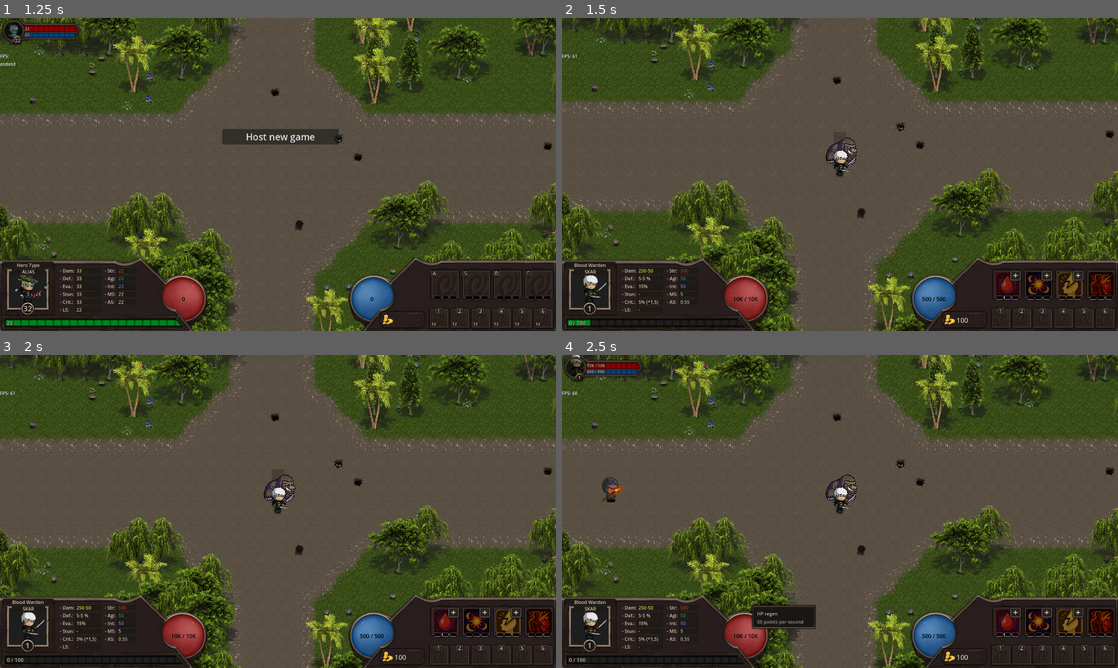
Above: before the commit, frames 1-4 (two rows, left to right).
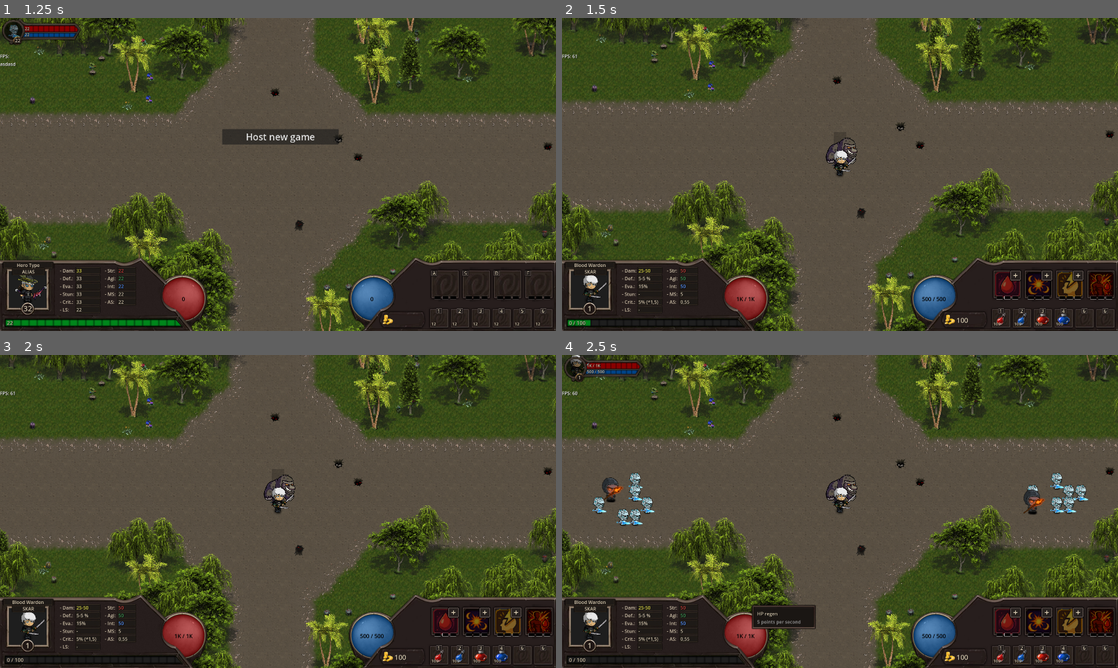
Above: after the commit, the same moments.

Repository: LucasJappert/moomoo-lan-party
Game: Godot game, scene res://scenes/my_main_scene.tscn
Two runs of this game, one before a commit and one after it. Both use one fixed random seed, a clock stepped at 60 frames per second and the inputs below.
Inputs (mouse positions are in pixels of both pictures, inside the frame that each line leads up to):
- Up to frame 1 (1.25 s): tap Enter at 0.5 s; drag from (183, 299) to (372, 299) at 0.52 s
- Up to frame 2 (1.5 s): click "Host new game" at 1.25 s
- Up to frame 3 (2 s): no input
- Up to frame 4 (2.5 s): tap Space at 2 s; drag from (840, 505) to (745, 636) at 2.02 s

Frame 1 is identical in both runs. In frame 2, 0.2% of the frame differs, in the area x 14-95%, y 80-99%; in frame 3, 0.2%; in frame 4, 1.4%, in the area x 4-95%, y 2-99%.

Commit message:
Fix bugs with items in the GUI

Diff:
--- a/scripts/GUI/components/item_slots_container.gd
+++ b/scripts/GUI/components/item_slots_container.gd
@@ -9,7 +9,7 @@
 	for child in get_children():
 		_slots_items.append(child as SlotItem)
 
-	EventBus.connect(EventBus.ITEM_UPDATED, func(_owner: Entity, slot_item_info: SlotItemInfo, _target: Entity): _on_item_updated(_owner, slot_item_info, _target))
+	EventBus.connect_to_item_updated(func(_owner: Entity, slot_item_info: SlotItemInfo, _target: Entity): _on_item_updated(_owner, slot_item_info, _target))
 
 func _process(_delta: float) -> void:
 	pass
--- a/scripts/GUI/gui_scene.gd
+++ b/scripts/GUI/gui_scene.gd
@@ -94,12 +94,10 @@
 
 	EventBus.connect_to_new_target_view_selected(func(_owner: Entity, _target: Entity): _on_new_target_view_selected(_owner, _target))
 
-
 func _on_host_game_pressed() -> void:
 	%MultiplayerHUD.hide()
 	MultiplayerManager.become_host()
 	GameManager.spawn_moomoo()
-
 	EnemiesWavesController.start_wave_process()
 
 func _on_join_as_player_pressed() -> void:
@@ -130,6 +128,7 @@
 func init_scene(player: Player) -> void:
 	_set_my_player_avatar_region(player)
 	_set_skills()
+	_set_items()
 
 func _set_skills() -> void:
 	if _player_skills.is_empty():
@@ -139,6 +138,14 @@
 	for i in range(skill_slots.size()):
 		if i >= _player_skills.size(): continue
 		skill_slots[i].initialize(_player_skills[i], i + 1)
+
+func _set_items() -> void:
+	var _player_items = GameManager.MY_PLAYER._items
+	var _item_slots = _item_slots_container.get_children() as Array[SlotItem]
+
+	for i in range(_item_slots.size()):
+		if i >= _player_items.size(): continue
+		_item_slots[i].set_info(_player_items[i])
 
 func _set_my_player_avatar_region(my_player: Player) -> void:
 	_my_player_avatar.region_rect = my_player.extra_info.rects[0]
--- a/scripts/controllers/enemies_waves_controller.gd
+++ b/scripts/controllers/enemies_waves_controller.gd
@@ -80,7 +80,7 @@
 
 			# enemy.can_attack = false
 			GameManager.spawn_enemy(enemy)
-			return
+			# return
 
 static func _get_enemy(enemy_type: String, wave_direction: Vector2, is_boss: bool) -> Enemy:
 	var enemy: Enemy = EnemyFactory.get_enemy_instance(enemy_type)
--- a/scripts/entity/combat_data/combat_data.gd
+++ b/scripts/entity/combat_data/combat_data.gd
@@ -11,7 +11,8 @@
 @export var projectile_type: String = Projectile.TYPES.NONE
 @export var is_stunned: bool = false
 var _skills: Array[Skill] = []
-var _items: Array[SlotItemInfo] = [] # We use 6 slots
+var ITEMS_SLOTS: int = 6
+var _items: Array[SlotItemInfo] = [SlotItemInfo.new(), SlotItemInfo.new(), SlotItemInfo.new(), SlotItemInfo.new(), SlotItemInfo.new(), SlotItemInfo.new()]
 
 var _1_second_timer: float = 0.0
 
@@ -54,10 +55,6 @@
 func ready_combat_data() -> void:
 	effects_helper.subscribe_to_changes(Callable(my_owner(), "update_cache_total_stats"))
 
-	# Initialize items
-	_items.clear()
-	for i in range(SlotItem.HOTKEY_BY_SLOT.size()): _items.append(SlotItemInfo.new(null, i + 1))
-
 	update_cache_total_stats()
 	print("current_hp: ", current_hp, " total hp: ", get_total_hp())
 
@@ -71,9 +68,6 @@
 
 	if my_owner() is Enemy:
 		enemy_spell_caster = EnemySpellCaster.new(my_owner())
-
-	for item in _items:
-		my_owner().rpc_handler.send_item_updated(item) # Send items to clients
 
 func process_combat_data(_delta: float): # Run only when it is the host
 	if not my_owner(): return
@@ -202,20 +196,22 @@
 	my_owner().combat_stats = new_stats
 	update_cache_total_stats()
 
-func update_item(index: int, slot_item_info: SlotItemInfo) -> void:
+func update_item(index: int, slot_item_info: SlotItemInfo) -> bool:
+	if index >= _items.size(): printerr("Index out of range: ", index)
+
+	slot_item_info.position = index + 1
 	_items[index] = slot_item_info
-	update_cache_total_stats() # Update the cache of total combat_stats, which includes items
+
+	update_cache_total_stats()
+	return true
 
 func add_item(_slot_item_info: SlotItemInfo) -> bool:
 	if _slot_item_info.position > 0:
-		update_item(_slot_item_info.position - 1, _slot_item_info)
-		return true
-
-	for i in range(_items.size()):
+		return update_item(_slot_item_info.position - 1, _slot_item_info)
+
+	for i in range(ITEMS_SLOTS):
 		if _items[i].item == null:
-			_slot_item_info.position = i + 1
-			update_item(i, _slot_item_info)
-			return true
+			return update_item(i, _slot_item_info)
 
 	return false
 
--- a/scripts/entity/enemy.gd
+++ b/scripts/entity/enemy.gd
@@ -8,7 +8,6 @@
 var timer_500ms: Timer
 
 func _ready():
-	EnemyTypes.initialize(self) # TODO: Deberíamos mover esto en el spawn
 	super._ready()
 
 	# We need to update the radius of the attack area node here as it enters the scene
--- a/scripts/entity/player/player.gd
+++ b/scripts/entity/player/player.gd
@@ -23,12 +23,11 @@
 	extra_info.key_type = data["key_type"]
 	skill_points_to_assign = 1
 	current_gold = INITIAL_GOLD
+	HeroTypes.initialize_hero(self)
 
 func get_client_inputs(): return %ClientInputs
 
 func _ready():
-	HeroTypes.initialize(self) # TODO: Deberíamos mover esto en el spawn
-
 	super._ready()
 	global_position = MapManager.cell_to_world(MapManager.PLAYER_CELL_SPAWN)
 
--- a/scripts/factories/enemy_factory.gd
+++ b/scripts/factories/enemy_factory.gd
@@ -6,7 +6,7 @@
 
 	enemy.set_enemy_type(_enemy_type)
 	enemy.combat_stats.initialize_default_values()
-	EnemyTypes.initialize(enemy)
+	EnemyTypes.initialize_enemy(enemy)
 	if _enemy_type == EnemyTypes.Names.FROST_REVENANT: set_frost_revenant(enemy)
 	if _enemy_type == EnemyTypes.Names.FLAME_CULTIST: set_flame_cultist(enemy)
 	if _enemy_type == EnemyTypes.Names.WARDEN_OF_DECAY: set_warden_of_decay(enemy)
--- a/scripts/globals/game_manager.gd
+++ b/scripts/globals/game_manager.gd
@@ -105,7 +105,6 @@
 func spawn_enemy(enemy: Enemy) -> void:
 	var new_enemy = my_main.enemies_spawner.spawn(ObjectHelpers.to_dict(enemy))
 	add_entity(new_enemy)
-	# enemy.queue_free()i
 
 # region 	SETTERs
 func set_my_player(player: Player) -> void:
--- a/scripts/helpers/event_bus.gd
+++ b/scripts/helpers/event_bus.gd
@@ -73,6 +73,8 @@
 signal item_updated(p_owner: Entity, slot_item_info: SlotItemInfo, p_target: Entity)
 func emit_item_updated(p_owner: Entity, slot_item_info: SlotItemInfo, p_target: Entity):
 	emit_signal(ITEM_UPDATED, p_owner, slot_item_info, p_target)
+func connect_to_item_updated(p_callback: Callable) -> void:
+	EventBus.connect(ITEM_UPDATED, p_callback)
 
 const SKILL_POINTS_TO_ASSIGN_CHANGED := "skill_points_to_assign_changed"
 signal skill_points_to_assign_changed(p_owner: Entity)
--- a/scripts/helpers/object_helpers.gd
+++ b/scripts/helpers/object_helpers.gd
@@ -31,23 +31,29 @@
 	var dict := {}
 	for prop in obj.get_property_list():
 		var name = prop.name
-		if name == "script": continue
+		if name == "script":
+			continue
 
 		var usage = prop.usage
 		var is_valid = (usage & PROPERTY_USAGE_SCRIPT_VARIABLE) != 0 or FUNDAMENTAL_PROPERTIES.has(name)
-		if just_my_vars and (usage & PROPERTY_USAGE_SCRIPT_VARIABLE) == 0: continue
-		if not is_valid: continue
+		if just_my_vars and (usage & PROPERTY_USAGE_SCRIPT_VARIABLE) == 0:
+			continue
+		if not is_valid:
+			continue
 
 		var value = obj.get(name)
 		match typeof(value):
 			TYPE_OBJECT:
-				if value != null and not (value is Entity):
+				if value != null and not (value is Entity): # evitamos recursividad infinita
 					dict[name] = to_dict(value, just_my_vars)
+				else:
+					dict[name] = value
 			TYPE_ARRAY:
 				dict[name] = array_to_dict_array(value, just_my_vars)
 			_:
-				dict[name] = value
+				dict[name] = _serialize_variant(value)
 	return dict
+
 
 static func from_dict(original_obj: Object, data: Dictionary) -> Object:
 	if original_obj == null:
@@ -60,8 +66,14 @@
 			continue
 
 		var value = data[key]
+
 		match typeof(value):
 			TYPE_DICTIONARY:
+				# Intentar detectar si es una variante serializada o un objeto complejo
+				if value.has("_type"):
+					original_obj.set(key, _deserialize_variant(value))
+					continue
+
 				var sub_obj = original_obj.get(key)
 				if sub_obj:
 					from_dict(sub_obj, value)
@@ -76,14 +88,14 @@
 
 				print("❗ No se pudo determinar el script para '" + key + "'")
 			TYPE_ARRAY:
-				from_dict_array(original_obj, key, value)
+				_from_dict_array(original_obj, key, value)
 			_:
-				if key != "name" or value:
-					original_obj.set(key, value)
+				original_obj.set(key, _deserialize_variant(value))
 
 	return original_obj
 
-static func from_dict_array(obj: Object, key: String, value: Array) -> void:
+
+static func _from_dict_array(obj: Object, key: String, value: Array) -> void:
 	if not obj.has_method("get") or not obj.has_method("set"):
 		return
 
@@ -91,6 +103,15 @@
 	if typeof(target_array) != TYPE_ARRAY:
 		target_array = []
 
+	# Comprobamos si el array son tipos serializados simples (Rect2, etc.)
+	if not value.is_empty() and typeof(value[0]) == TYPE_DICTIONARY and value[0].has("_type"):
+		target_array.clear()
+		for i in value.size():
+			target_array.append(_deserialize_variant(value[i]))
+		obj.set(key, target_array)
+		return
+
+	# Caso normal de array de objetos complejos
 	if target_array.size() < value.size():
 		var script := _resolve_script_for_array(value)
 		if script == null:
@@ -104,6 +125,7 @@
 			from_dict(target_array[i], value[i])
 
 	obj.set(key, target_array)
+
 
 static func _resolve_script_for_array(value: Array) -> Script:
 	return _get_expected_script(value[0]) if not value.is_empty() and typeof(value[0]) == TYPE_DICTIONARY else null
@@ -122,7 +144,37 @@
 				result.append(item)
 			TYPE_OBJECT:
 				result.append(to_dict(item, just_my_vars))
+			TYPE_RECT2, TYPE_VECTOR2:
+				result.append(_serialize_variant(item))
+			_:
+				push_warning("array_to_dict_array: unsupported type: %s" % typeof(item))
 	return result
+
+static func _serialize_variant(value: Variant) -> Variant:
+	match typeof(value):
+		TYPE_RECT2:
+			return {
+				"_type": "Rect2",
+				"position": value.position,
+				"size": value.size
+			}
+		TYPE_VECTOR2:
+			return {
+				"_type": "Vector2",
+				"x": value.x,
+				"y": value.y
+			}
+		_:
+			return value
+
+static func _deserialize_variant(value: Variant) -> Variant:
+	if typeof(value) == TYPE_DICTIONARY and value.has("_type"):
+		match value["_type"]:
+			"Rect2":
+				return Rect2(value.get("position", Vector2.ZERO), value.get("size", Vector2.ZERO))
+			"Vector2":
+				return Vector2(value.get("x", 0), value.get("y", 0))
+	return value
 
 static func get_valid_entity_instance(object) -> Object:
 	if is_null(object): return null
--- a/scripts/types/enemy_types.gd
+++ b/scripts/types/enemy_types.gd
@@ -52,6 +52,6 @@
 	result.append(Rect2(_START_REGION.x + (pos.x * _FRAMES + 1) * _FRAME_SIZE.x, _START_REGION.y + (pos.y * _FRAMES) * _FRAME_SIZE.y, _FRAME_SIZE.x, _FRAME_SIZE.y))
 	return result
 
-static func initialize(enemy: Enemy) -> void:
+static func initialize_enemy(enemy: Enemy) -> void:
 	enemy.extra_info = ENEMY_TYPES[enemy.extra_info.key_type]
 	enemy.update_cache_total_stats()
--- a/scripts/types/hero_types.gd
+++ b/scripts/types/hero_types.gd
@@ -23,7 +23,7 @@
 	result.append(Rect2(_START_REGION.x + (pos.x * _FRAMES + 1) * _FRAME_SIZE.x, _START_REGION.y + (pos.y * _FRAMES) * _FRAME_SIZE.y, _FRAME_SIZE.x, _FRAME_SIZE.y))
 	return result
 
-static func initialize(player: Player) -> void:
+static func initialize_hero(player: Player) -> void:
 	player.extra_info = HERO_TYPES[player.extra_info.key_type]
 	var stats = CombatStats.new()
 	stats.crit_chance = 0.05
@@ -50,7 +50,7 @@
 	if player.extra_info.key_type == Names.BLOOD_WARDEN:
 		stats.evasion = 0.1
 		stats.agility = 50
-		stats.strength = 500
+		stats.strength = 50
 		stats.intelligence = 50
 		player._skills = [
 			Skill.get_skill(Skill.Names.LIFESTEAL),
Not shown, changed: TODO.md
